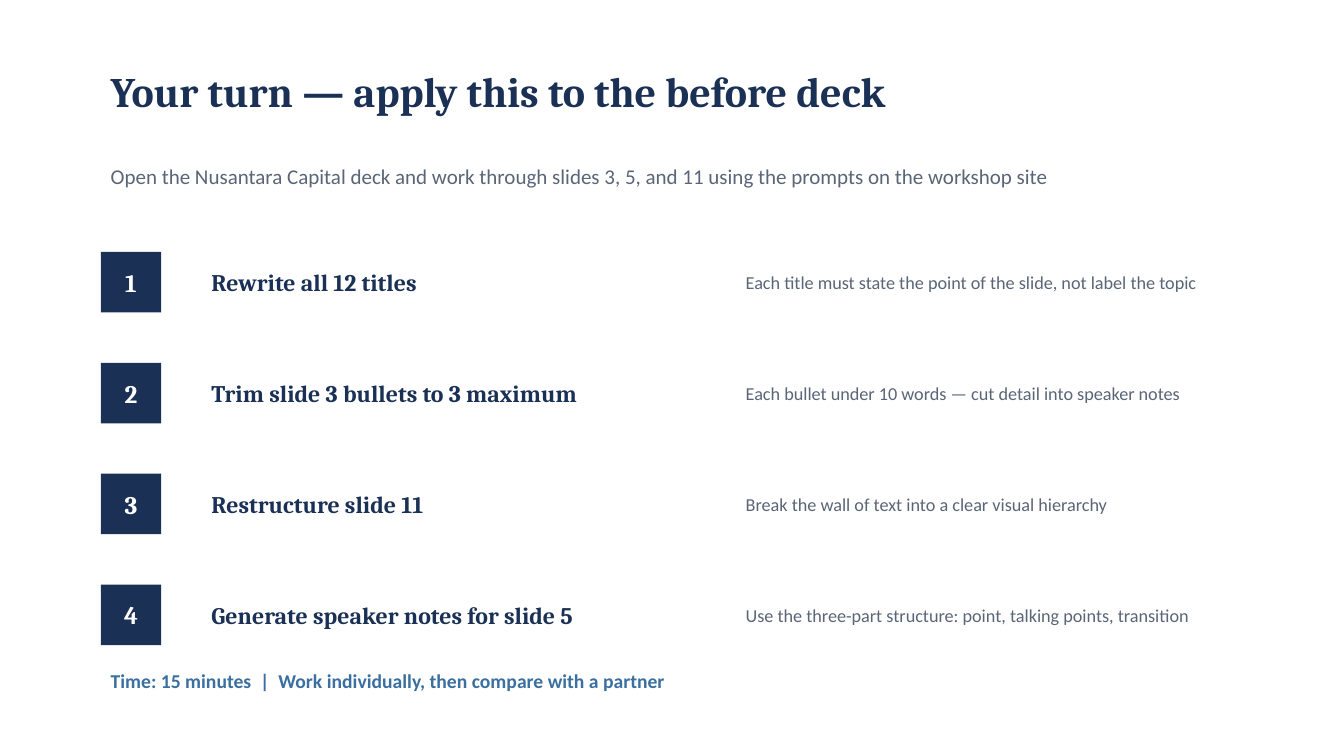
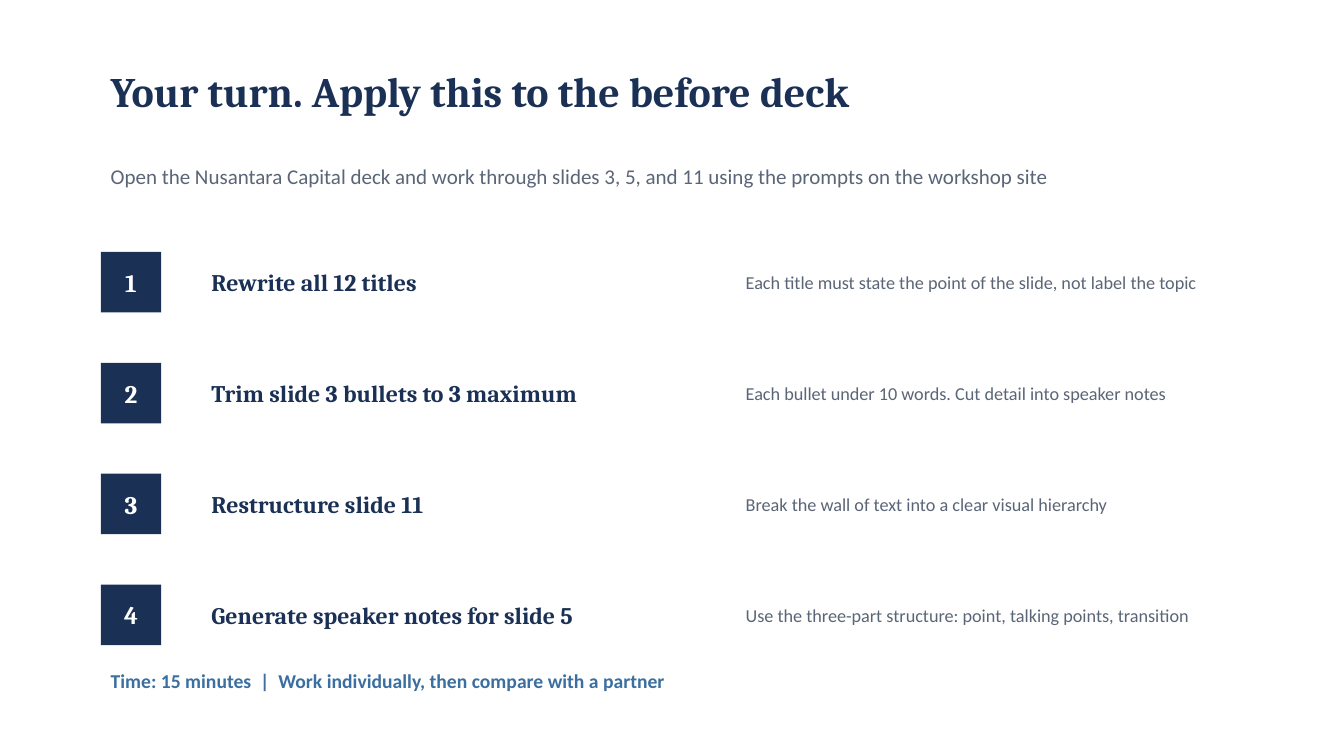
Before and after one commit to Asraf-JS/Presentation-With-AI-Workshop, a slide deck: slide 9 of 03-powerpoint-ai/Module03_Trainer_Deck.pptx. Drawn at 1344x756 pixels with LibreOffice and Linux fonts; fonts in the diff are those of the drawing. Boxes give left, top, right and bottom in pixels: in the first picture for what was removed or moved away, otherwise in the second. Text is boxed around its words. In the diff, an @@ line names an element or a change of style, - is before the commit and + after.

```diff
--- a/03-powerpoint-ai/Module03_Trainer_Deck.pptx
+++ b/03-powerpoint-ai/Module03_Trainer_Deck.pptx
@@ text at bbox=[111, 77, 849, 117]: text changed @@
-Your turn — apply this to the before deck
+Your turn. Apply this to the before deck
@@ text at bbox=[746, 387, 1166, 403]: text changed @@
-Each bullet under 10 words — cut detail into speaker notes
+Each bullet under 10 words. Cut detail into speaker notes
```
Also in this commit, not shown: 5 other slides changed.
